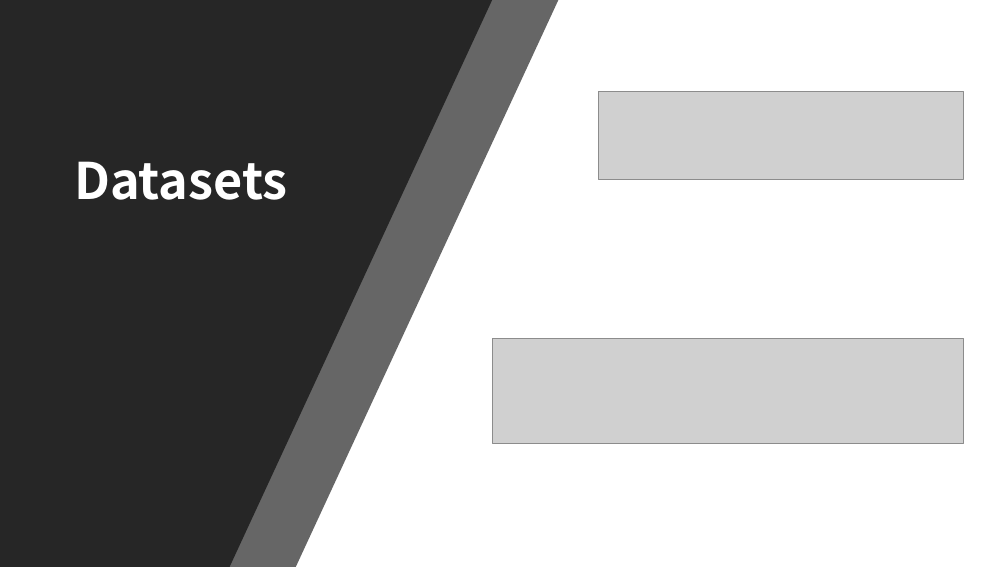
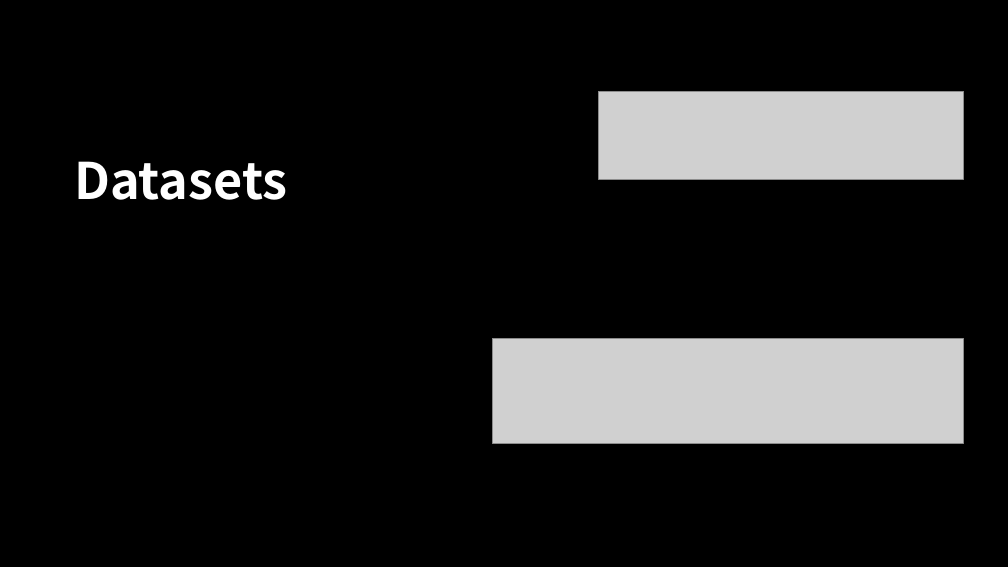
Before and after one commit to eric-kaufmann/spotify_analysis, a slide deck: slide 3 of spotify_analysis.pptx. Drawn at 1008x567 pixels with LibreOffice and Linux fonts; fonts in the diff are those of the drawing; grey boxes stand for pictures. Boxes give left, top, right and bottom in pixels: in the first picture for what was removed or moved away, otherwise in the second. Text is boxed around its words. In the diff, an @@ line names an element or a change of style, - is before the commit and + after.

```diff
--- a/spotify_analysis.pptx
+++ b/spotify_analysis.pptx
@@ rectangle removed at (0,0,1008,567) @@
@@ freeform shape removed at (0,0,559,567) @@
@@ freeform shape removed at (0,0,492,567) @@
```
Also in this commit, not shown: 5 other slides changed, 5 slides added, 3 slides removed, 1 other file.
